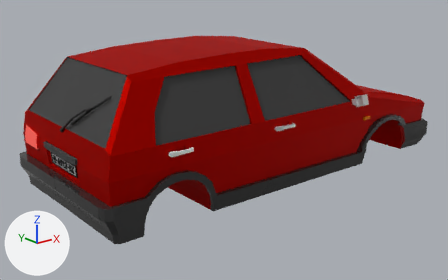
What one commit did to the glTF model modelos/fiat/fiat.glb.
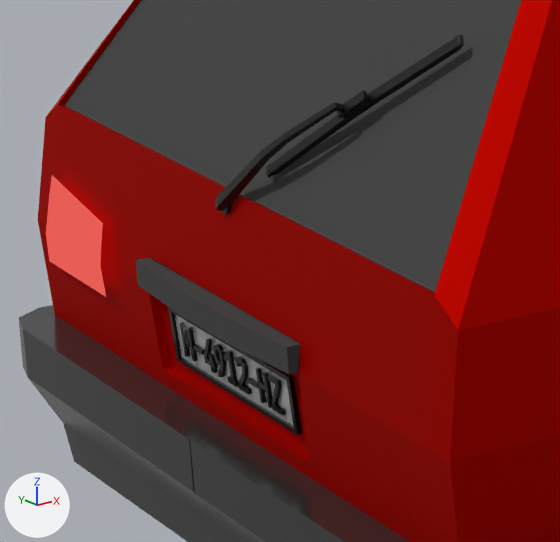
Each version appears first whole from a 50 mm camera at (-8.61, -10.55, 7.32) aimed at (-0.11, 0.08, 3.07), and next in a close-up on the part from 3% to 29% of the width and 32% to 71% of the height. The axes (+X, +Y, +Z) are drawn at lower left. The lights are the same throughout. The last two pictures show the newer version. Where no turn or scale is listed for an object, it has been applied to the vertices. Vertices at exactly the same position are counted once.

Objects in the first close-up: 'fiat'.
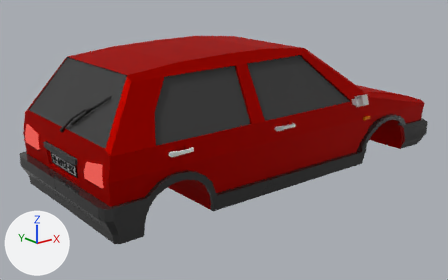
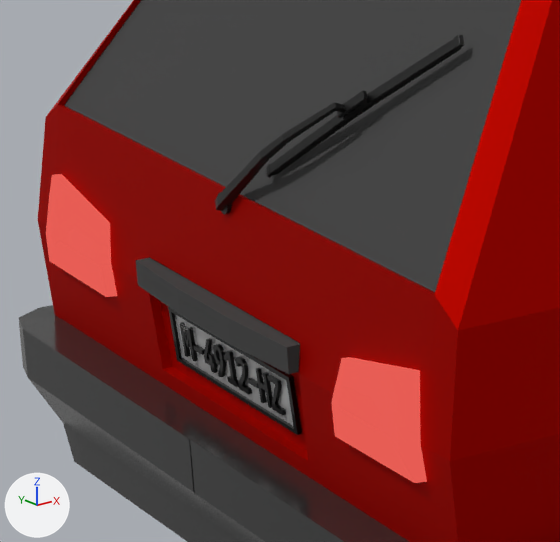
Commit message: Solución de error del modelo fiat

Boxes [x1, y1, x2, y2] around the edits, measured in the close-ups (560 x 542 px):
part 1 of me_cube_003, added: after [331, 357, 427, 483]
part 2 of me_cube_003, built on: before [46, 175, 106, 297]; after [46, 174, 117, 297]

The change in detail:
me_cube_003 is used by ob_fiat; location (-0.489, -0.032, 4.586).
me_cube_003 had 9985 vertices, 19677 faces and spanned x -3.77..5.61, y -2.14..2.14, z -2.15..0.74.
me_cube_003 now has 10060 vertices, 20053 faces and spans x -3.77..5.61, y -2.14..2.14, z -2.15..0.74.
me_cube_003 part 1: a new loose piece of 50 vertices spanning x -3.66..-3.57, y -1.63..-1.03, z -1.16..-0.76, in mat_material_003 (black #000000, glowing red #e75c54).
Part 2, on me_cube_003:
32 faces are deleted.
6 vertices are added at (-3.58, 1.46, -0.88), (-3.58, 1.6, -0.86), (-3.58, 1.06, -0.93), (-3.58, 1.19, -0.91), (-3.58, 1.33, -0.89), (-3.57, 1.33, -0.81).
12 new vertices lie (0.05, 0.0, -0.01) away from vertices in x -3.66..-3.62, y 1.05..1.63, z -1.15..-0.76.
7 new vertices lie (0.05, 0.0, 0.0) away from vertices in x -3.66..-3.62, y 1.03..1.61, z -1.16..-0.79.
204 new faces join them, mat_material_003 (black #000000, glowing red #e75c54).
